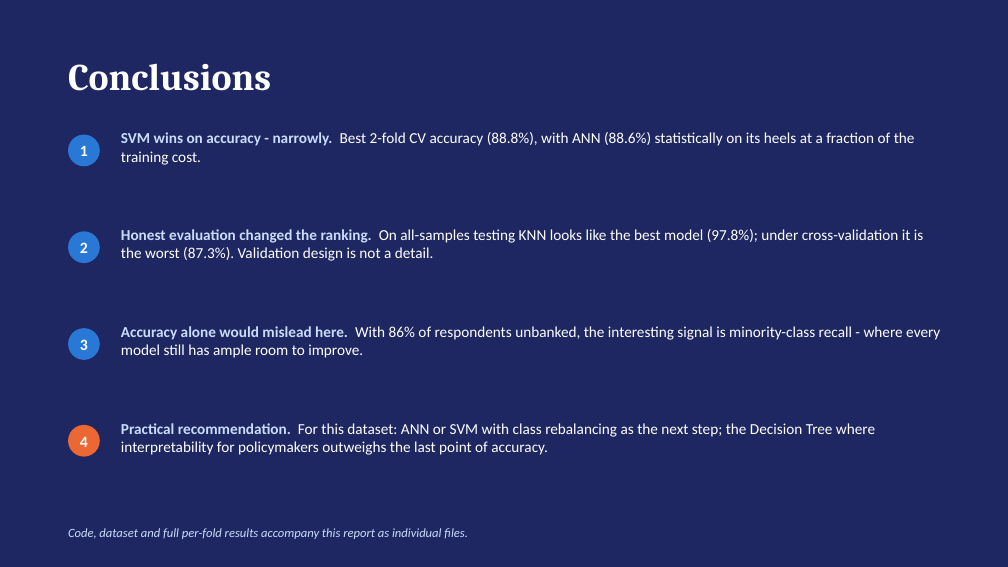
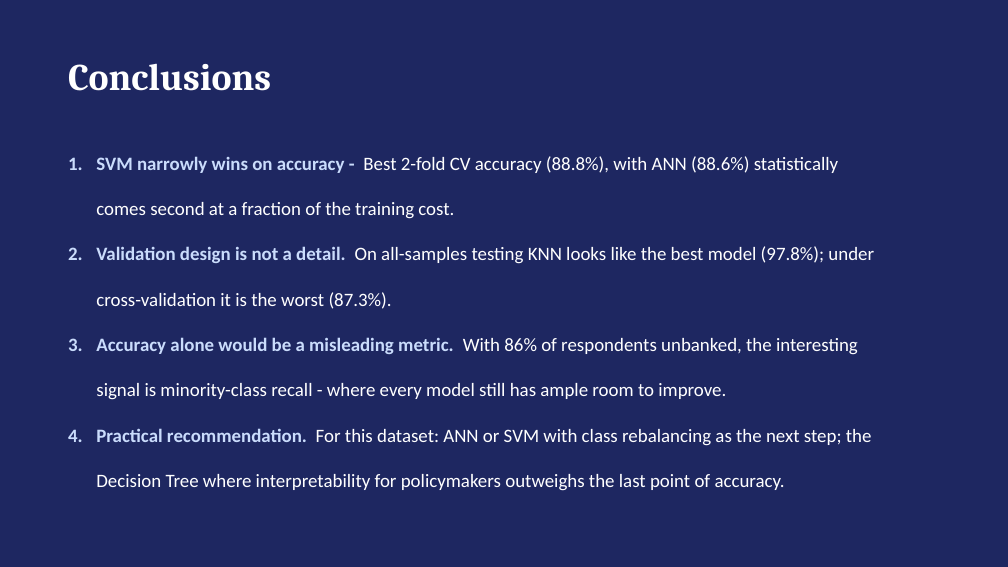
Before and after one commit to davidgathage/ML-application-KNN-SVM-Decision-Trees, a slide deck: slide 9 of Report/Mini project report.pptx. Drawn at 1008x567 pixels with LibreOffice and Linux fonts; fonts in the diff are those of the drawing. Boxes give left, top, right and bottom in pixels: in the first picture for what was removed or moved away, otherwise in the second. Text is boxed around its words. In the diff, an @@ line names an element or a change of style, - is before the commit and + after.

```diff
--- a/Report/Mini project report.pptx
+++ b/Report/Mini project report.pptx
@@ ellipse removed at bbox=[68, 135, 100, 166] @@
@@ text removed at bbox=[80, 145, 88, 156] @@
-1
@@ text at bbox=[68, 156, 874, 491]: text changed; size 14.5 to 18 pt @@
-SVM wins on accuracy - narrowly. Best 2-fold CV accuracy (88.8%), with ANN (88.6%) statistically on its heels at a fraction of the training cost.
+1. SVM narrowly wins on accuracy - Best 2-fold CV accuracy (88.8%), with ANN (88.6%) statistically comes second at a fraction of the training cost.
+2. Validation design is not a detail. On all-samples testing KNN looks like the best model (97.8%); under cross-validation it is the worst (87.3%).
+3. Accuracy alone would be a misleading metric. With 86% of respondents unbanked, the interesting signal is minority-class recall - where every model still has ample room to improve.
+4. Practical recommendation. For this dataset: ANN or SVM with class rebalancing as the next step; the Decision Tree where interpretability for policymakers outweighs the last point of accuracy.
@@ ellipse removed at bbox=[68, 231, 100, 263] @@
@@ text removed at bbox=[121, 229, 923, 261] @@
-Honest evaluation changed the ranking. On all-samples testing KNN looks like the best model (97.8%); under cross-validation it is the worst (87.3%). Validation design is not a detail.
@@ text removed at bbox=[80, 242, 88, 253] @@
-2
@@ ellipse removed at bbox=[68, 328, 100, 360] @@
@@ text removed at bbox=[121, 326, 940, 358] @@
-Accuracy alone would mislead here. With 86% of respondents unbanked, the interesting signal is minority-class recall - where every model still has ample room to improve.
@@ text removed at bbox=[80, 339, 88, 350] @@
-3
@@ ellipse removed at bbox=[68, 425, 100, 457] @@
@@ text removed at bbox=[80, 436, 88, 447] @@
-4
@@ text removed at bbox=[121, 423, 875, 455] @@
-Practical recommendation. For this dataset: ANN or SVM with class rebalancing as the next step; the Decision Tree where interpretability for policymakers outweighs the last point of accuracy.
@@ text removed at bbox=[68, 528, 468, 539] @@
-Code, dataset and full per-fold results accompany this report as individual files.
```
Also in this commit, not shown: 8 other slides changed, 1 slide added, 1 other file.
